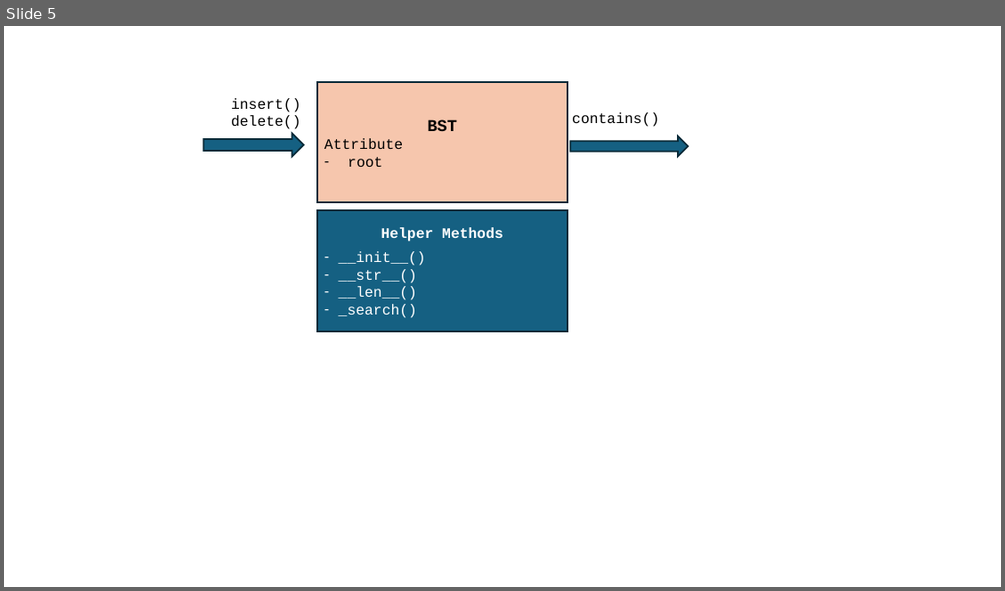
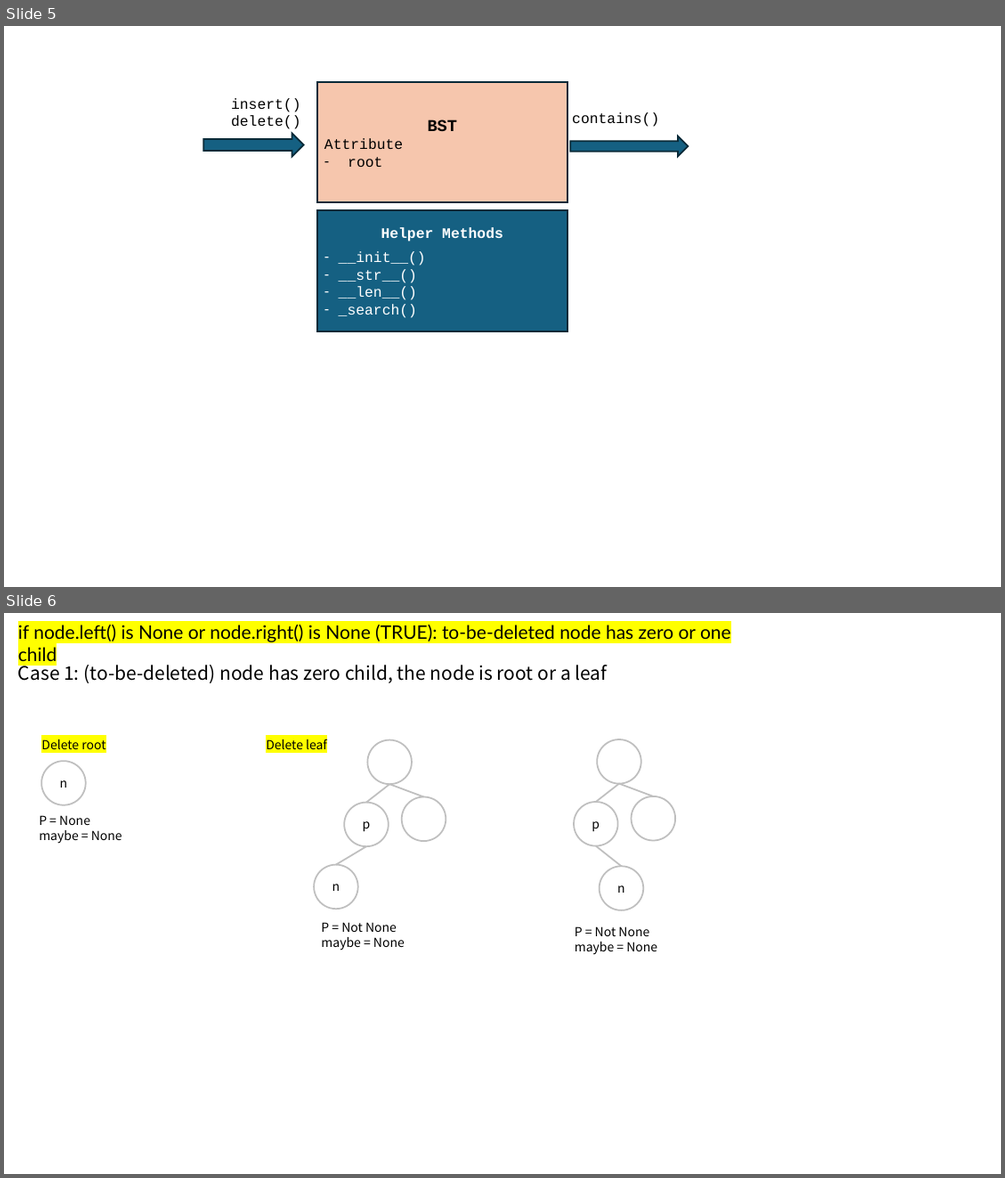
Before and after one commit to mingfujacky/Lecture-DSA-2.0, a slide deck: asset/ppt/ch10_binary_tree.pptx. Shown one above the other, each under a label of ours: slide 5 before the commit, slides 5 and 6 after it. The pictures are 1005x591 and 1005x1178 pixels, drawn with LibreOffice and Linux fonts; fonts in the diff are those of the drawing. Boxes give left, top, right and bottom in pixels: in the first picture for what was removed or moved away, otherwise in the second. Text is boxed around its words. In the diff, an @@ line names an element or a change of style, - is before the commit and + after.

```diff
--- a/asset/ppt/ch10_binary_tree.pptx
+++ b/asset/ppt/ch10_binary_tree.pptx
@@ slide 6 added at (x1=4, y1=613, x2=1001, y2=1174), background #FFFFFF @@
@@ text added at (x1=18, y1=625, x2=731, y2=642), 18 pt, text #000000 @@
+if node.left() is None or node.right() is None (TRUE): to-be-deleted node has zero or one child
@@ text added at (x1=18, y1=662, x2=607, y2=683), 18 pt, text #000000 @@
+Case 1: (to-be-deleted) node has zero child, the node is root or a leaf
@@ text added at (x1=41, y1=739, x2=105, y2=749), 12 pt, text #000000 @@
+Delete root
@@ text added at (x1=266, y1=738, x2=327, y2=749), 12 pt, text #000000 @@
+Delete leaf
@@ ellipse added at (x1=41, y1=761, x2=86, y2=805), outline #BFBFBF 1.5 pt, 12 pt, text #000000 @@
+n
@@ text added at (x1=39, y1=815, x2=122, y2=844), 12 pt, text #000000 @@
+P = None
+maybe = None
@@ group added at (x1=314, y1=740, x2=446, y2=950): 4 ellipses, 3 lines, 1 text @@
+p
+n
+P = Not None
+maybe = None
@@ group added at (x1=574, y1=739, x2=676, y2=955): 4 ellipses, 3 lines, 1 text @@
+p
+n
+P = Not None
+maybe = None
```
Also in this commit, not shown: 5 other slides added, 2 other files.
